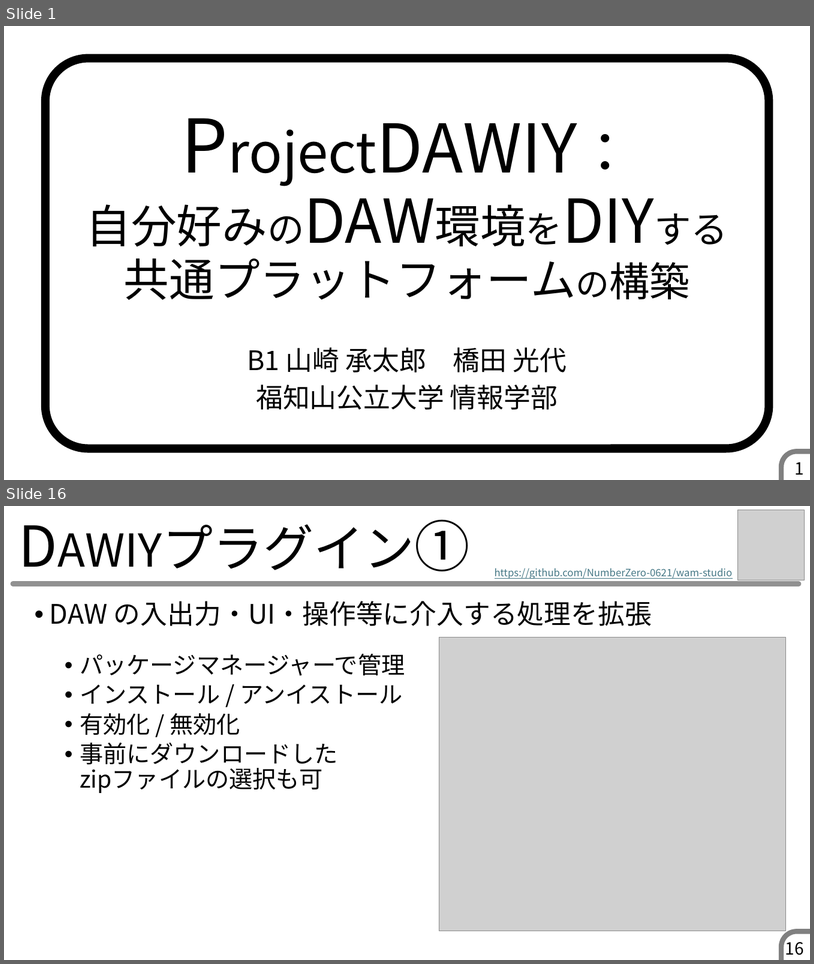
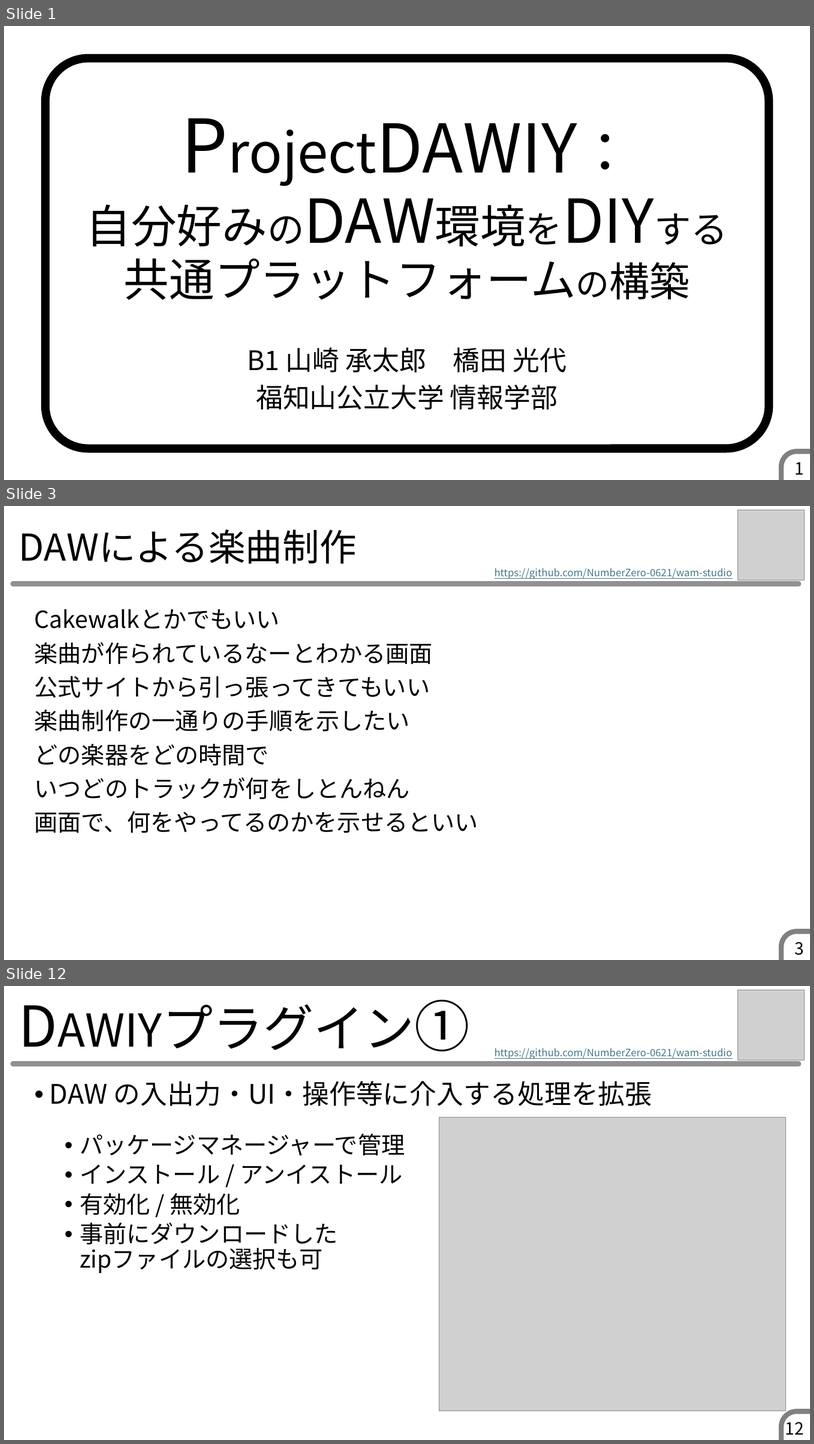
Before and after one commit to muse-studio/pbl2025, a slide deck: 発表スライド・ポスター/EC79_DAWIY_スライド.pptx. Shown one above the other, each under a label of ours: slides 1 and 16 before the commit, slides 1, 3 and 12 after it; the slides between them are not shown. The pictures are 814x964 and 814x1444 pixels, drawn with LibreOffice and Linux fonts; fonts in the diff are those of the drawing; grey boxes stand for pictures. Boxes give left, top, right and bottom in pixels: in the first picture for what was removed or moved away, otherwise in the second. Text is boxed around its words. In the diff, an @@ line names an element or a change of style, - is before the commit and + after.

```diff
--- a/発表スライド・ポスター/EC79_DAWIY_スライド.pptx
+++ b/発表スライド・ポスター/EC79_DAWIY_スライド.pptx
@@ slide 3 added at bbox=[4, 506, 810, 960], background #FFFFFF; not listed: 2 template elements that a slide beside it also shows @@
@@ picture added at bbox=[738, 510, 805, 580] @@
@@ title added at bbox=[19, 529, 357, 564], 44 pt, text #000000 @@
+DAWによる楽曲制作
@@ text added at bbox=[495, 568, 733, 579], 12 pt, text #467886, underline @@
+https://github.com/NumberZero-0621/wam-studio
@@ text added at bbox=[35, 609, 479, 832], 28 pt, text #000000 @@
+Cakewalkとかでもいい
+楽曲が作られているなーとわかる画面
+公式サイトから引っ張ってきてもいい
+楽曲制作の一通りの手順を示したい
+どの楽器をどの時間で
+いつどのトラックが何をしとんねん
+画面で、何をやってるのかを示せるといい
@@ page number added at bbox=[795, 942, 804, 955], 20 pt, text #000000 @@
+3
@@ what was slide 16 is now slide 12 @@
@@ page number at bbox=[786, 1417, 804, 1434]: text changed @@
-16
+12
```
Also in this commit, not shown: 19 slides changed, 9 other slides added, 1 slide removed.
